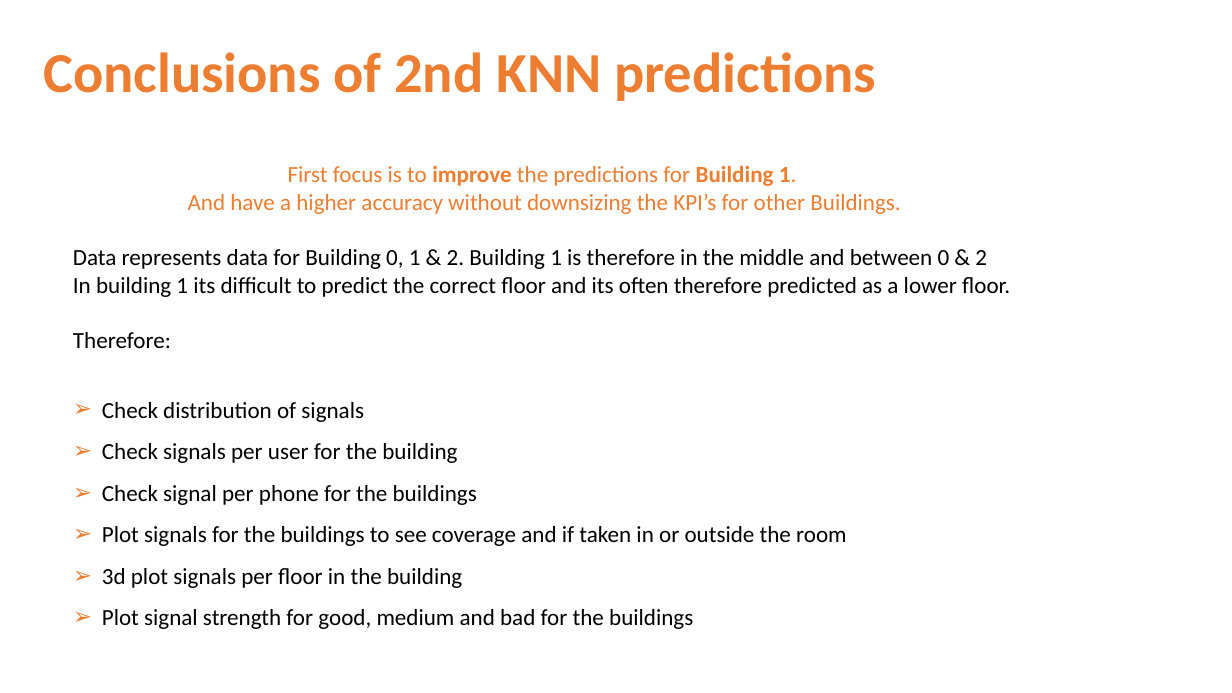
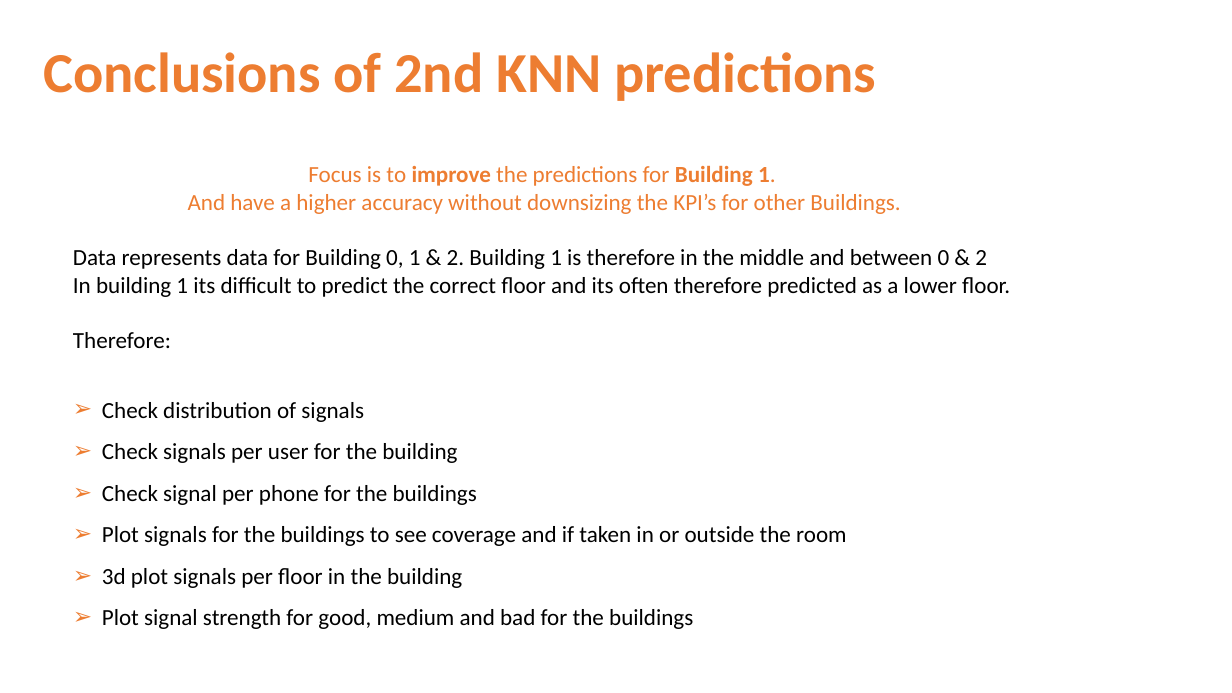
Before and after one commit to NatasjaFortuin/Wifi-locationing, a slide deck: slide 22 of Data etc/Pres Wifi.pptx. Drawn at 1232x693 pixels with LibreOffice and Linux fonts; fonts in the diff are those of the drawing. Boxes give left, top, right and bottom in pixels: in the first picture for what was removed or moved away, otherwise in the second. Text is boxed around its words. In the diff, an @@ line names an element or a change of style, - is before the commit and + after.

```diff
--- a/Data etc/Pres Wifi.pptx
+++ b/Data etc/Pres Wifi.pptx
@@ text at <box>308,165,776,186</box>: text changed @@
-First focus is to improve the predictions for Building 1.
+Focus is to improve the predictions for Building 1.
```
Also in this commit, not shown: 14 other slides changed, 3 slides added, 3 slides removed, 16 other files.
